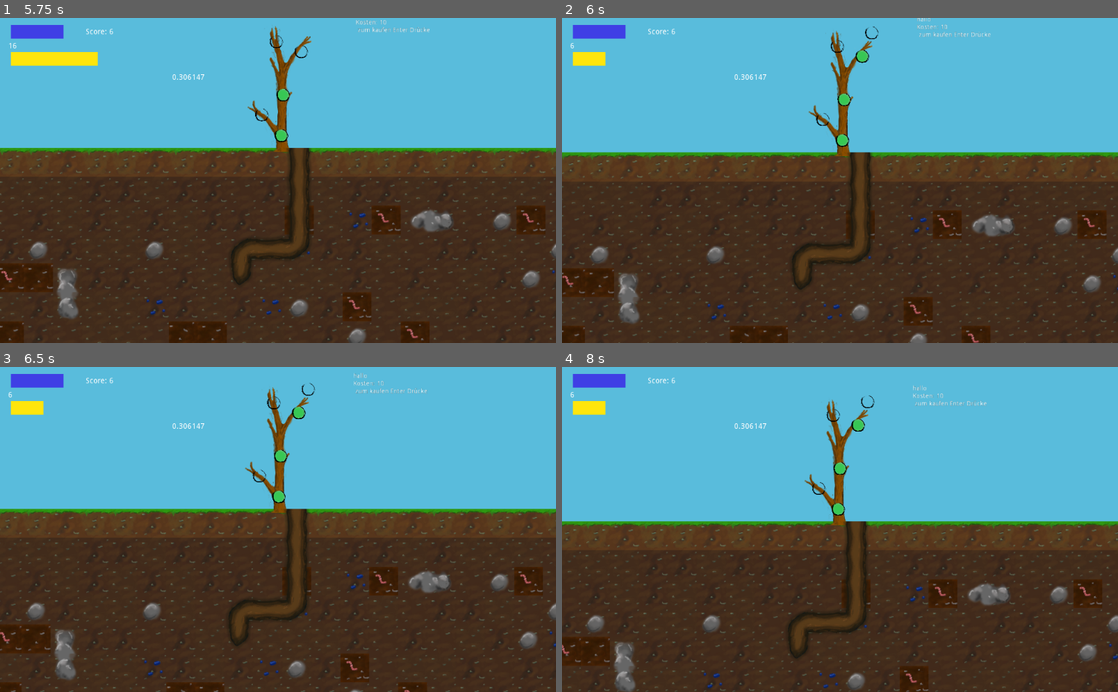
Above: before the commit, frames 1-4 (two rows, left to right).
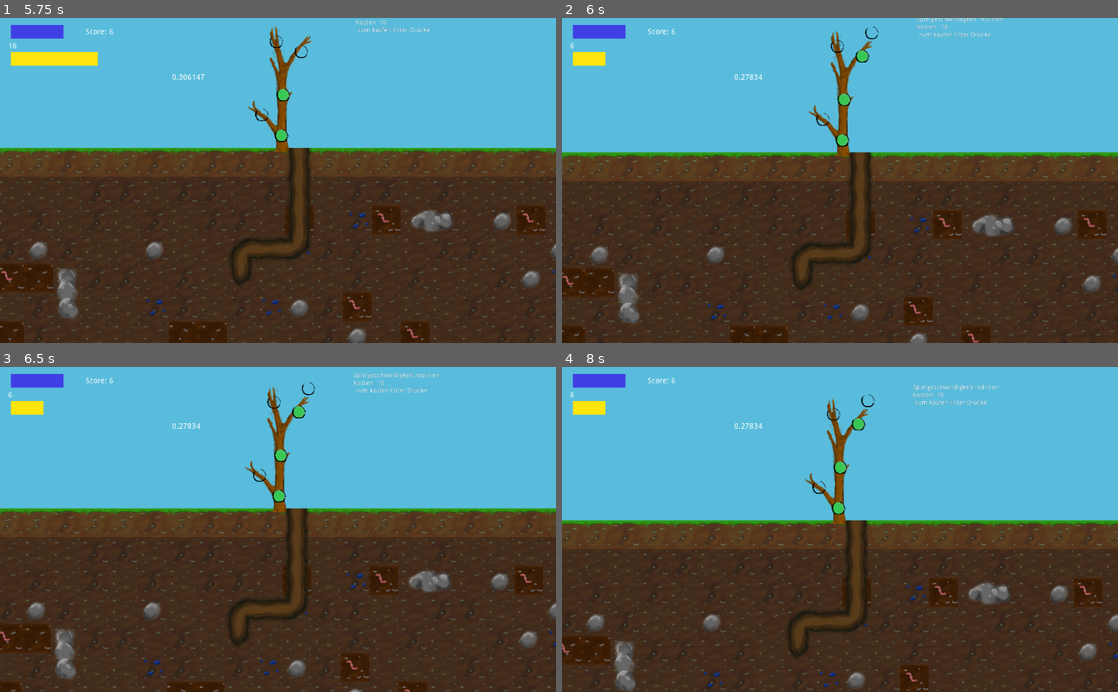
Above: after the commit, the same moments.

Repository: Sushperson/Tree-Simulator-2023
Game: Godot game, scene res://Scenes/World.tscn
Same seed, same stepped clock (60 frames per second), same inputs: the game is played once before the commit and once after it. The engine's default icon, where the game draws it, is replaced by a stand-in: a white triangle on a blue panel in a dark square.
Inputs:
- Up to frame 1 (5.75 s): tap Enter (ui_accept) at 0.5, 0.6, 0.77, 1.07, 1.35, 1.52, 1.82, 2.1, 2.85, 3.02, 3.32, 3.6, 3.77, 4.07, 4.35, 4.52, 4.82, 5.1 s; hold W (up) 0.53-2.03 s; hold A (left) 2.03-3.53 s; hold S (down) 3.53-4.28 s; tap E (skilltree) at 4.15 s; hold D (right) 4.28-5.03 s; hold W (up) from 5.03 s (still down)
- Up to frame 2 (6 s): release W (up) at 5.78 s; hold D (right) from 5.78 s (still down); tap Enter (ui_accept) at 5.85 s
- Up to frame 3 (6.5 s): keep holding D (right); tap Enter (ui_accept) at 6.02, 6.32 s
- Up to frame 4 (8 s): keep holding D (right); tap Enter (ui_accept) at 6.6, 6.77, 7.07, 7.35, 7.52, 7.82 s

Frame 1 is identical in both runs. In frame 2, 0.1% of the frame differs, in the area x 32-80%, y 0-40%; in frame 3, 2.2%; in frame 4, 3.7%, in the area x 0-100%, y 5-100%.

Commit message:
skill definiren

Diff:
--- a/Tree_sim/Scenes/skilltree.tscn
+++ b/Tree_sim/Scenes/skilltree.tscn
@@ -242,6 +242,7 @@
 position = Vector2( 4, -90 )
 oben = true
 rechts = true
+beschreibungs_text = "den Wasserverbrauch zu senken"
 type = 2
 
 [node name="skill_point21" parent="Node/punkte/skill_point/skill_point02" instance=ExtResource( 25 )]
@@ -249,6 +250,7 @@
 position = Vector2( -15, -118 )
 links = true
 oben = true
+beschreibungs_text = "den Wasserverbrauch zu senken"
 type = 2
 ast = 201
 
@@ -257,6 +259,8 @@
 position = Vector2( -38, -72 )
 links = true
 oben = true
+beschreibungs_text = "den Wasserverbrauch zu senken"
+type = 2
 ast = 202
 
 [node name="skill_point" parent="Node/punkte/skill_point/skill_point02/skill_point21/skill_point" instance=ExtResource( 25 )]
@@ -264,6 +268,9 @@
 position = Vector2( 11, -83 )
 links = true
 oben = true
+beschreibungs_text = "den Wasserverbrauch zu senken"
+kosten_nerstoffe = 15
+type = 2
 ast = 203
 
 [node name="skill_point" parent="Node/punkte/skill_point/skill_point02/skill_point21/skill_point/skill_point" instance=ExtResource( 25 )]
@@ -271,6 +278,8 @@
 position = Vector2( -121, 42 )
 links = true
 oben = true
+beschreibungs_text = "den Wasserverbrauch zu senken"
+type = 2
 ast = 204
 
 [node name="skill_point" parent="Node/punkte/skill_point/skill_point02/skill_point21/skill_point/skill_point/skill_point" instance=ExtResource( 25 )]
@@ -278,12 +287,17 @@
 position = Vector2( -60, -79 )
 links = true
 oben = true
+beschreibungs_text = "den Wasserverbrauch zu senken"
+kosten_nerstoffe = 30
+type = 2
 ast = 205
 
 [node name="skill_point22" parent="Node/punkte/skill_point/skill_point02" instance=ExtResource( 25 )]
 visible = false
 position = Vector2( 40, -96 )
 rechts = true
+beschreibungs_text = "Spielgeschwindigkeit redziren"
+type = 3
 ast = 300
 
 [node name="skill_point" parent="Node/punkte/skill_point/skill_point02/skill_point22" instance=ExtResource( 25 )]
@@ -291,6 +305,8 @@
 position = Vector2( 21, -52 )
 oben = true
 rechts = true
+beschreibungs_text = "Spielgeschwindigkeit redziren"
+type = 3
 ast = 301
 
 [node name="skill_point" parent="Node/punkte/skill_point/skill_point02/skill_point22/skill_point" instance=ExtResource( 25 )]
@@ -299,6 +315,8 @@
 links = true
 oben = true
 rechts = true
+beschreibungs_text = "Spielgeschwindigkeit redziren"
+kosten_nerstoffe = 30
 ast = 302
 
 [node name="skill_point" parent="Node/punkte/skill_point/skill_point02/skill_point22/skill_point/skill_point" instance=ExtResource( 25 )]
@@ -307,6 +325,9 @@
 links = true
 oben = true
 rechts = true
+beschreibungs_text = "Spielgeschwindigkeit redziren"
+kosten_nerstoffe = 50
+type = 3
 ast = 304
 
 [node name="skill_point" parent="Node/punkte/skill_point/skill_point02/skill_point22/skill_point/skill_point/skill_point" instance=ExtResource( 25 )]
@@ -314,3 +335,6 @@
 position = Vector2( -2, -89 )
 oben = true
 rechts = true
+beschreibungs_text = "Spielgeschwindigkeit redziren"
+kosten_nerstoffe = 100
+type = 4
--- a/Tree_sim/Scripts/World.gd
+++ b/Tree_sim/Scripts/World.gd
@@ -19,6 +19,8 @@
 export var food_bar_scale_x = 1
 export var food_bar_scale_y = 25
 
+var start_speed = 0.25
+var fac_speed = 0.02
 
 enum spiel_modi{
 	wurzeln,
@@ -164,8 +166,10 @@
 				get_node("Player").max_rock_brakes += 1
 
 			elif skill_node.type == 2:
-				player.water_usage *= 0.75
-
+				player.water_usage *= 0.9
+			elif skill_node.type == 3:
+				start_speed -= 0.025
+				fac_speed -= 0.001
 
 
 func _process(delta):
@@ -382,7 +386,7 @@
 	return log(value) / log(base)
 
 func speed_increase():
-	game_speed = 0.02 * logWithBase(score + 1, 2) + 0.25
+	game_speed = fac_speed * logWithBase(score + 1, 2) + start_speed
 	if game_speed > 0.7:
 		game_speed = 0.7
 	get_node("HUD/GameSpeed").set_text(str(game_speed))
